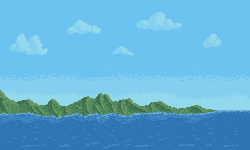
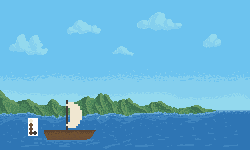
Revision of a layered w=250, h=150 image; what changed, layer by layer:
added group "Boat" (1st of 2) with 2 layers above "Palette" over [28, 100, 96, 145]
added layer "Palette" (1st of 2, in "Boat") in group "Boat" over [28, 118, 38, 136]
added layer "Boat" (2nd of 2, in "Boat") in group "Boat" over [34, 100, 96, 145]
